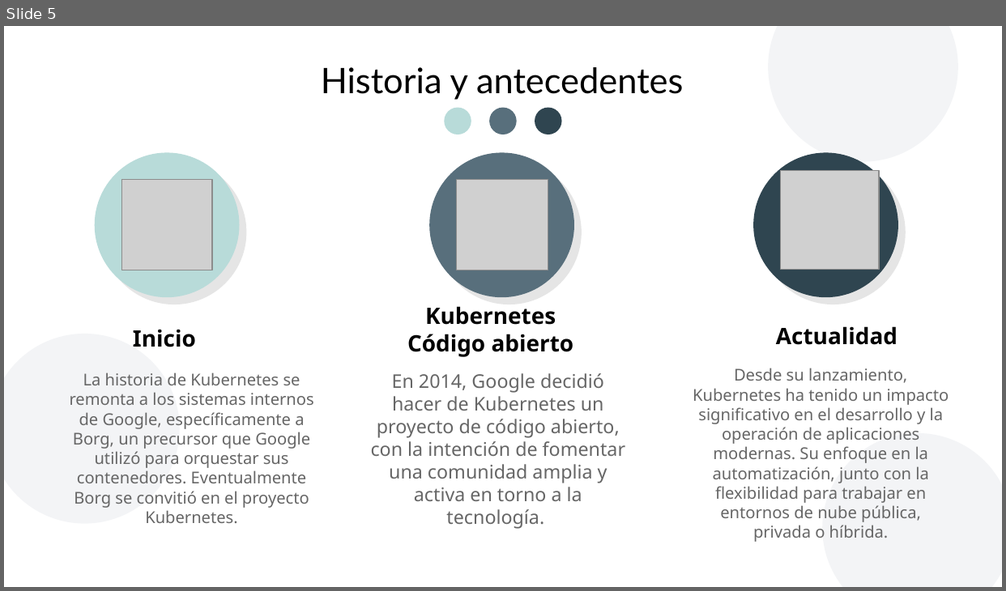
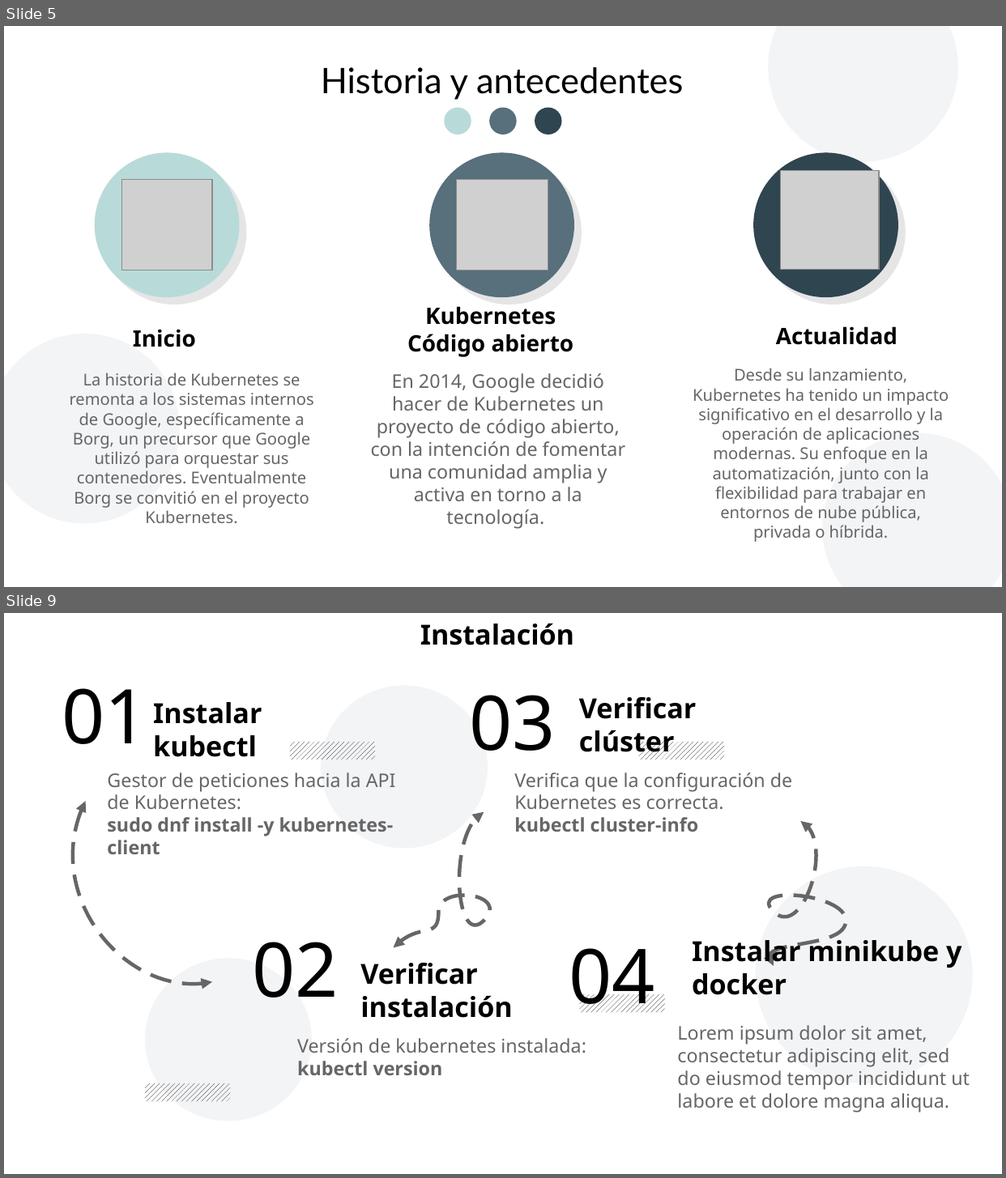
Before and after one commit to ubecerrilv/8semestre, a slide deck: Tecnologias_I/Kubernetes.odp. Shown one above the other, each under a label of ours: slide 5 before the commit, slides 5 and 9 after it; the slides between them are not shown. The pictures are 1006x591 and 1006x1178 pixels, drawn with LibreOffice and Linux fonts; fonts in the diff are those of the drawing; grey boxes stand for pictures; background and template pictures are left out. Boxes give left, top, right and bottom in pixels: in the first picture for what was removed or moved away, otherwise in the second. Text is boxed around its words. In the diff, an @@ line names an element or a change of style, - is before the commit and + after.

```diff
--- a/Tecnologias_I/Kubernetes.odp
+++ b/Tecnologias_I/Kubernetes.odp
@@ slide 9 added at [4,613,1002,1174], background #FFFFFF @@
@@ text added at [420,624,574,645], 22 pt, text #000000, bold @@
+Instalación
@@ ellipse added at [321,685,488,849], fill #8D99AE at 10% opacity @@
@@ text added at [62,688,149,744], 60 pt, text #000000 @@
+01
@@ text added at [153,702,262,757], 22 pt, text #000000, bold @@
+Instalar kubectl
@@ text added at [469,695,556,751], 60 pt, text #000000 @@
+03
@@ text added at [579,697,697,759], 22 pt, text #000000, bold @@
+Verificar clúster
@@ rectangle added at [290,742,375,760], fill pattern #000000 on #FFFFFF @@
@@ rectangle added at [639,742,724,760], fill pattern #000000 on #FFFFFF @@
@@ text added at [107,773,396,854], 15 pt, text #666666 @@
+Gestor de peticiones hacia la API de Kubernetes:
+sudo dnf install -y kubernetes-client
@@ text added at [514,773,792,832], 15 pt, text #666666 @@
+Verifica que la configuración de Kubernetes es correcta.
+kubectl cluster-info
@@ freeform shape added at [74,802,212,984], outline #666666 2.89 pt @@
@@ freeform shape added at [394,812,490,948], outline #666666 2.89 pt @@
@@ freeform shape added at [769,821,846,966], outline #666666 2.89 pt @@
@@ ellipse added at [756,867,973,1084], fill #8D99AE at 10% opacity @@
@@ text added at [252,942,339,998], 60 pt, text #000000 @@
+02
@@ text added at [569,948,655,1013], 60 pt, text #000000 @@
+04
@@ text added at [692,935,961,995], 22 pt, text #000000, bold @@
+Instalar minikube y docker
@@ ellipse added at [145,959,312,1122], fill #8D99AE at 10% opacity @@
@@ text added at [360,963,512,1018], 22 pt, text #000000, bold @@
+Verificar instalación
@@ rectangle added at [580,995,665,1013], fill pattern #000000 on #FFFFFF @@
@@ text added at [677,1025,970,1113], 15 pt, text #666666 @@
+Lorem ipsum dolor sit amet, consectetur adipiscing elit, sed do eiusmod tempor incididunt ut labore et dolore magna aliqua.
@@ text added at [297,1038,586,1076], 15 pt, text #666666 @@
+Versión de kubernetes instalada:
+kubectl version
@@ rectangle added at [145,1084,230,1102], fill pattern #000000 on #FFFFFF @@
```
Also in this commit, not shown: 1 slide changed, 3 other slides added, 3 slides removed, 1 other file.
